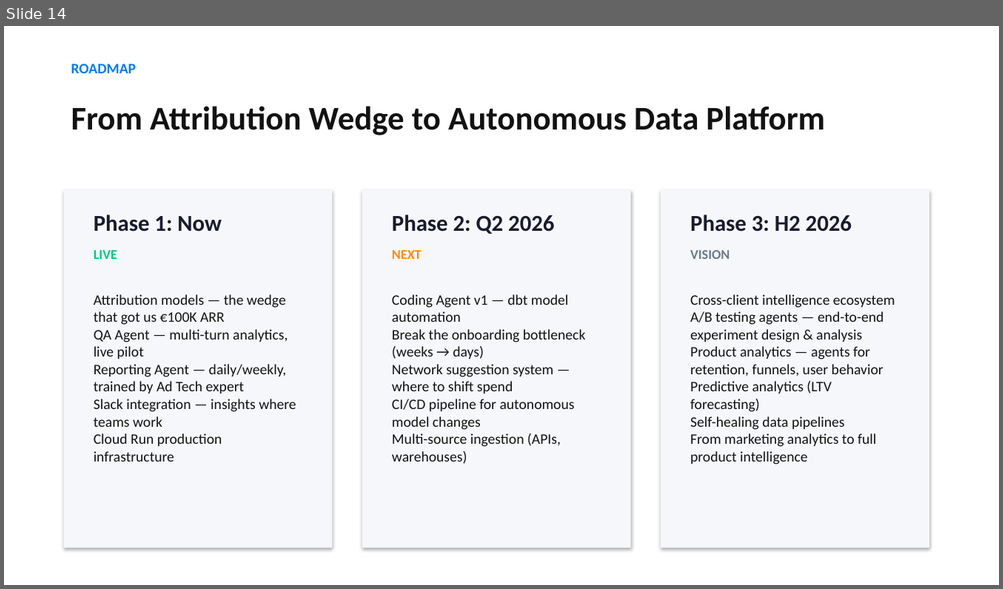
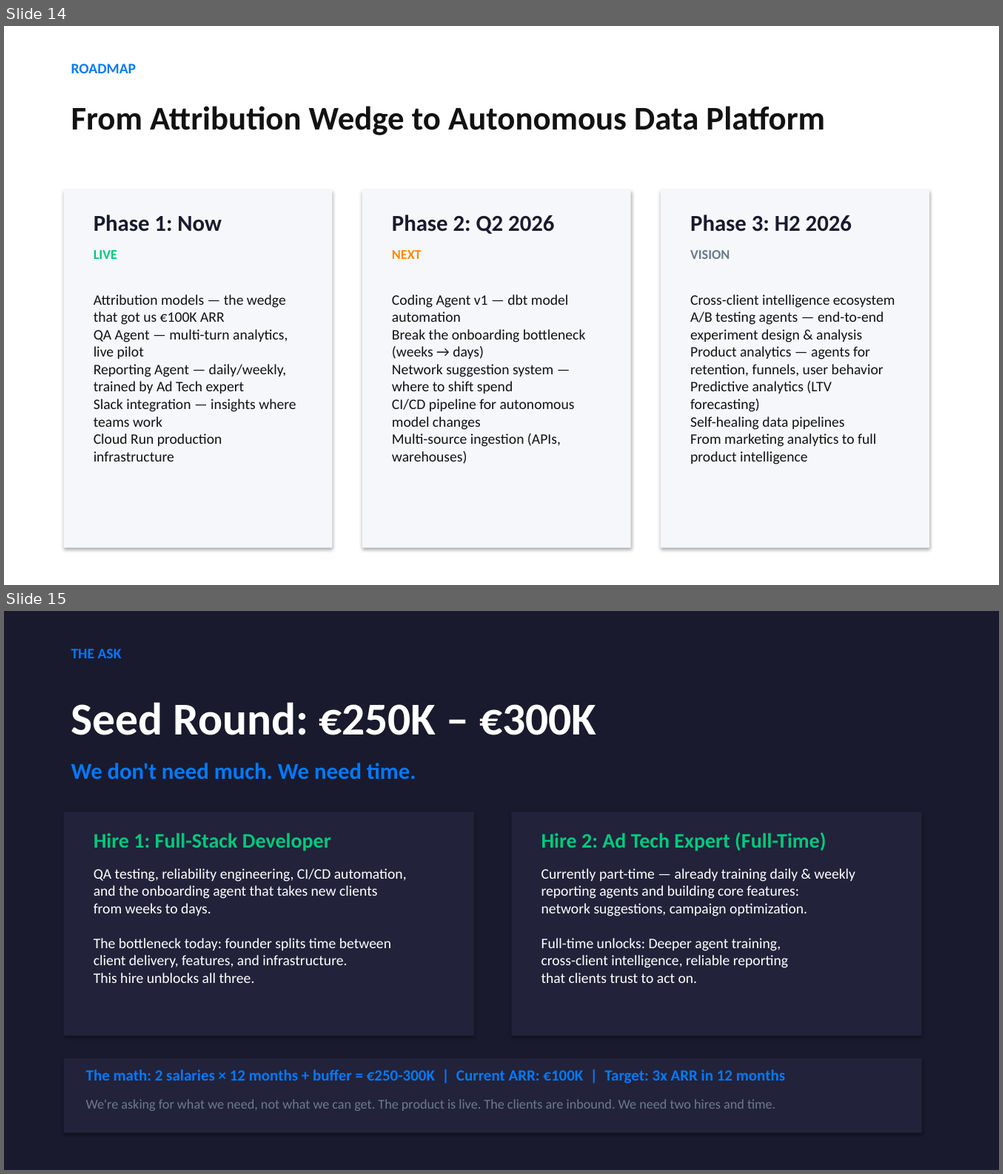
Before and after one commit to kostaspaps/NG, a slide deck: Lupe_Investor_Deck.pptx. Shown one above the other, each under a label of ours: slide 14 before the commit, slides 14 and 15 after it. The pictures are 1003x589 and 1003x1174 pixels, drawn with LibreOffice and Linux fonts; fonts in the diff are those of the drawing. Boxes give left, top, right and bottom in pixels: in the first picture for what was removed or moved away, otherwise in the second. Text is boxed around its words. In the diff, an @@ line names an element or a change of style, - is before the commit and + after.

```diff
--- a/Lupe_Investor_Deck.pptx
+++ b/Lupe_Investor_Deck.pptx
@@ slide 15 added at [4, 611, 999, 1170], background #1A1A2E @@
@@ text added at [71, 649, 122, 658], 14 pt, text #007AFF, bold @@
+THE ASK
@@ text added at [71, 702, 596, 735], 44 pt, text #FFFFFF, bold @@
+Seed Round: €250K – €300K
@@ text added at [71, 763, 416, 780], 22 pt, text #007AFF, bold @@
+We don't need much. We need time.
@@ rectangle added at [64, 812, 474, 1037], fill #22223A @@
@@ rectangle added at [512, 812, 922, 1037], fill #22223A @@
@@ text added at [541, 832, 825, 851], 20 pt, text #00C97B, bold @@
+Hire 2: Ad Tech Expert (Full-Time)
@@ text added at [94, 833, 331, 851], 20 pt, text #00C97B, bold @@
+Hire 1: Full-Stack Developer
@@ text added at [94, 869, 407, 983], 14 pt, text #FFFFFF @@
+QA testing, reliability engineering, CI/CD automation,
+and the onboarding agent that takes new clients
+from weeks to days.
+The bottleneck today: founder splits time between
+client delivery, features, and infrastructure.
+This hire unblocks all three.
@@ text added at [541, 869, 855, 983], 14 pt, text #FFFFFF @@
+Currently part-time — already training daily & weekly
+reporting agents and building core features:
+network suggestions, campaign optimization.
+Full-time unlocks: Deeper agent training,
+cross-client intelligence, reliable reporting
+that clients trust to act on.
@@ rectangle added at [64, 1059, 922, 1133], fill #22223A @@
@@ text added at [86, 1070, 785, 1084], 15 pt, text #007AFF, bold @@
+The math: 2 salaries × 12 months + buffer = €250-300K | Current ARR: €100K | Target: 3x ARR in 12 months
@@ text added at [86, 1099, 775, 1111], 13 pt, text #6B7B8D @@
+We're asking for what we need, not what we can get. The product is live. The clients are inbound. We need two hires and time.
```
Also in this commit, not shown: 5 slides changed, 1 slide removed, 1 other file.
